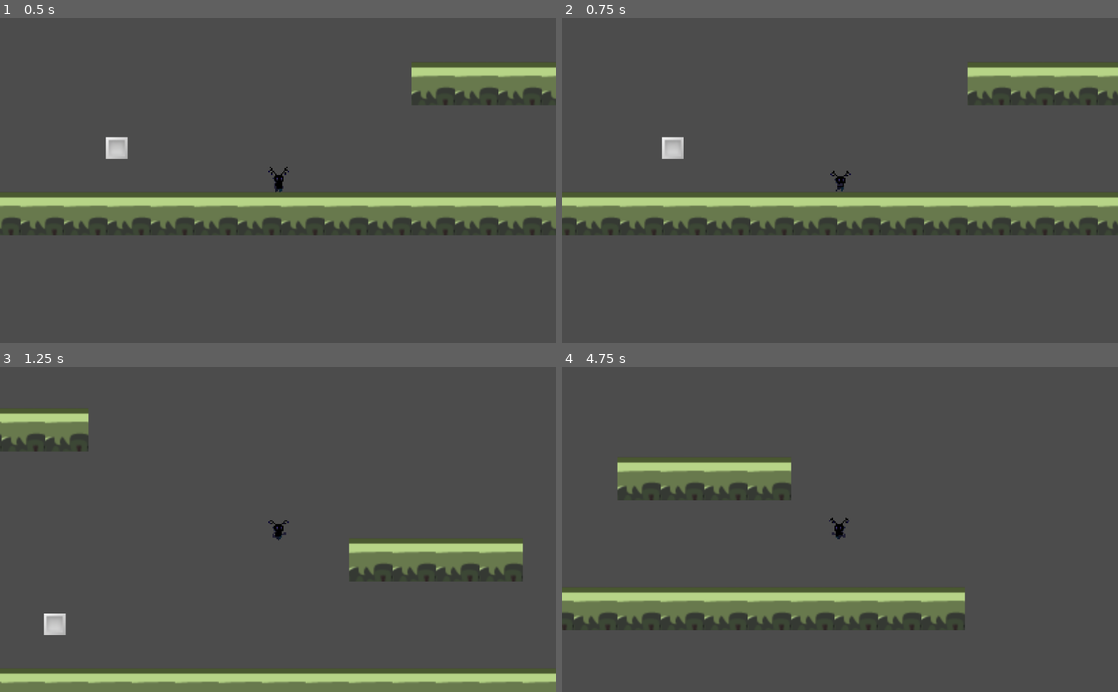
Above: before the commit, frames 1-4 (two rows, left to right).
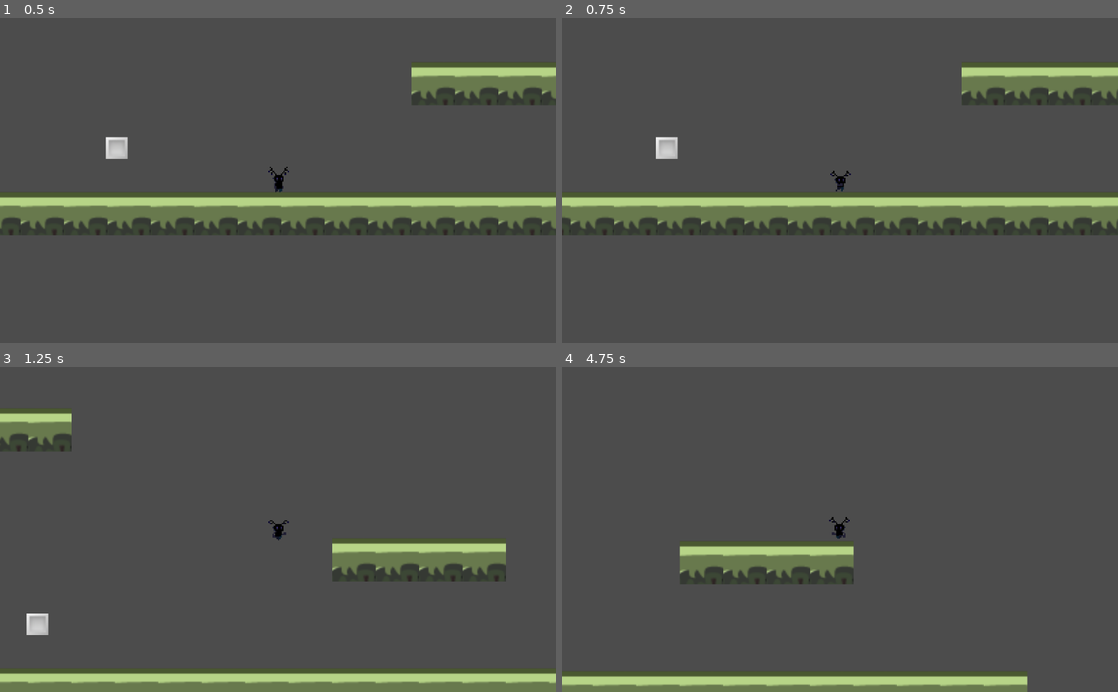
Above: after the commit, the same moments.

Repository: RPI-GameJamTeam/GodotProject
Game: Godot game, scene res://Scenes/MainScene.tscn
Two runs of this game, one before a commit and one after it. Both use one fixed random seed, a clock stepped at 60 frames per second and the inputs below.
Inputs:
- Up to frame 1 (0.5 s): no input
- Up to frame 2 (0.75 s): hold D (right) from 0.53 s (still down); tap Shift (dash) at 0.6 s
- Up to frame 3 (1.25 s): keep holding D (right); tap Space (jump) at 0.77 s
- Up to frame 4 (4.75 s): tap Shift (dash) every 0.75 s from 1.35 to 4.35 s; tap Space (jump) at 1.52, 3.02, 3.77, 4.52 s; release D (right) at 2.03 s; hold A (left) 2.03-2.78 s; hold D (right) 2.78-4.28 s; hold A (left) from 4.28 s (still down)

Frame 1 is identical in both runs. In frame 2, 2.3% of the frame differs, in the area x 0-100%, y 13-67%; in frame 3, 2.5%; in frame 4, 20%, in the area x 0-84%, y 27-100%.

Commit message:
Fire movement

Diff:
--- a/Game Jam/Scripts/Player.gd
+++ b/Game Jam/Scripts/Player.gd
@@ -41,7 +41,10 @@
 	if abs(walk) < WALK_FORCE * 0.2 or walk > 0 and input.x < 0 or walk < 0 and input.x > 0:
 		velocity.x = move_toward(velocity.x, 0, STOP_FORCE * delta)
 	else:
-		velocity.x += walk * delta
+		if state == ElementState.FIRE:
+			velocity.x += walk * delta * 2
+		else:
+			velocity.x += walk * delta * 2
 		$AnimatedSprite.play("walk")
 
 	if walk < 0:
@@ -52,7 +55,10 @@
 		$AnimatedSprite.play("idle")
 
 	# clamp velocity
-	velocity.x = clamp(velocity.x, -WALK_MAX_SPEED, WALK_MAX_SPEED)
+	if state == ElementState.FIRE:
+		velocity.x = clamp(velocity.x, -WALK_MAX_SPEED*2, WALK_MAX_SPEED*2)
+	else:
+		velocity.x = clamp(velocity.x, -WALK_MAX_SPEED, WALK_MAX_SPEED)
 
 	if (velocity.y < 0):
 		velocity.y += gravity * 4 * delta
Not shown, added: Game Jam/Asset/enemy-Sheet.png.import
